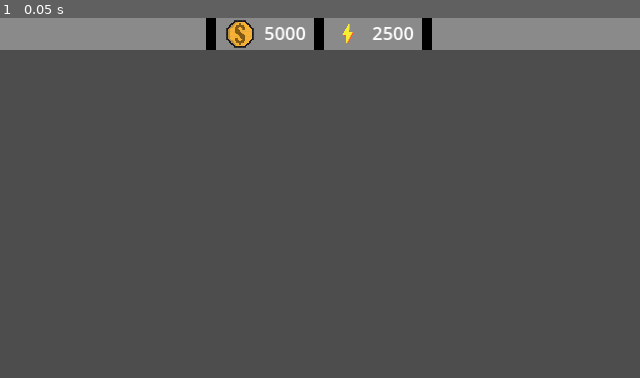
Above: before the commit, frame 1.
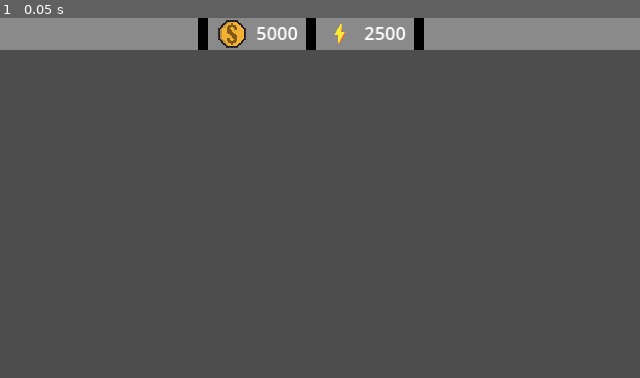
Above: after the commit, the same moment.

Repository: AmirKarma/MESSAG
Game: Godot game, scene res://Welt/world.tscn
Same seed, same stepped clock (60 frames per second), same inputs: the game is played once before the commit and once after it.
Inputs:
- Up to frame 1 (0.05 s): no input

The runs differ from the first frame. In frame 1, 1.5% of the frame differs, in the area x 30-68%, y 0-9%.

Commit message:
ressourceBarFix
ressourceBarFix

Diff:
--- a/View/RessourceBar/ressource_bar.tscn
+++ b/View/RessourceBar/ressource_bar.tscn
@@ -5,7 +5,6 @@
 
 [node name="RessourceBar" type="Control"]
 layout_mode = 3
-anchor_left = -0.025
 anchor_right = -0.025
 offset_right = 328.0
 offset_bottom = 16.0
--- a/View/Welt/world.tscn
+++ b/View/Welt/world.tscn
@@ -11,7 +11,6 @@
 
 [node name="CollisionPolygon2D2" type="CollisionPolygon2D" parent="."]
 polygon = PackedVector2Array(0, 127, 58, 127, 59, 180, 0, 181)
-
 
 [node name="CollisionPolygon2D3" type="CollisionPolygon2D" parent="."]
 position = Vector2(136, 0)
@@ -30,5 +29,7 @@
 polygon = PackedVector2Array(1, 1, 54, 0, 55, 48, 1, 48)
 
 [node name="RessourceBar" parent="." instance=ExtResource("2_tdseh")]
+anchor_left = -0.025
+offset_right = 320.0
 grow_horizontal = 2
 grow_vertical = 2
